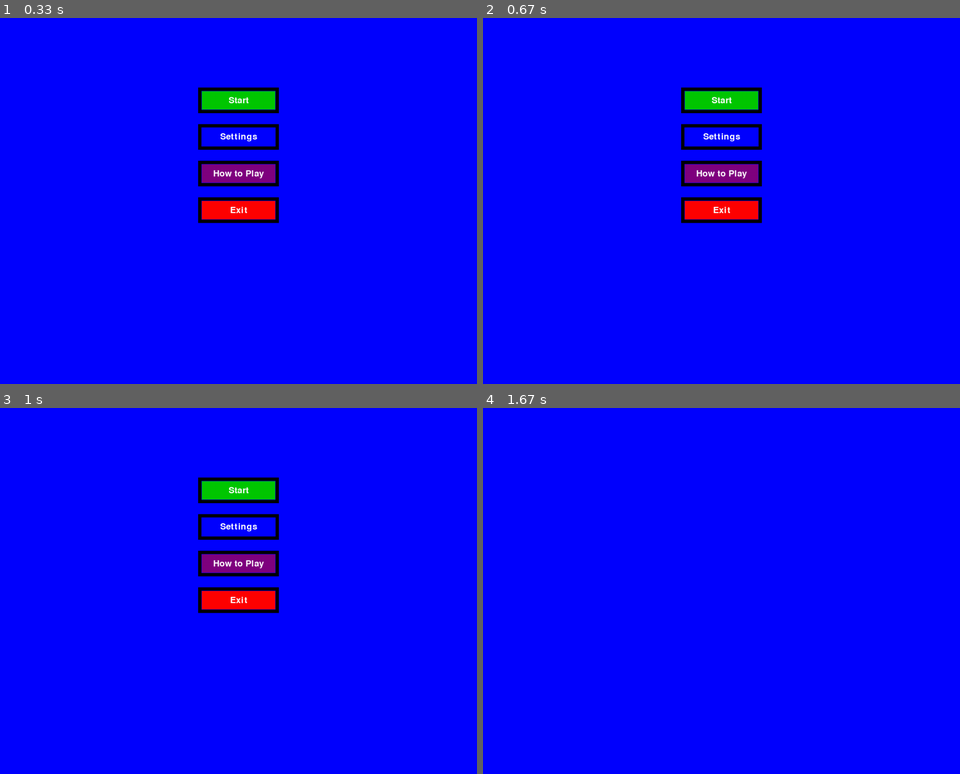
Above: before the commit, frames 1-4 (two rows, left to right).
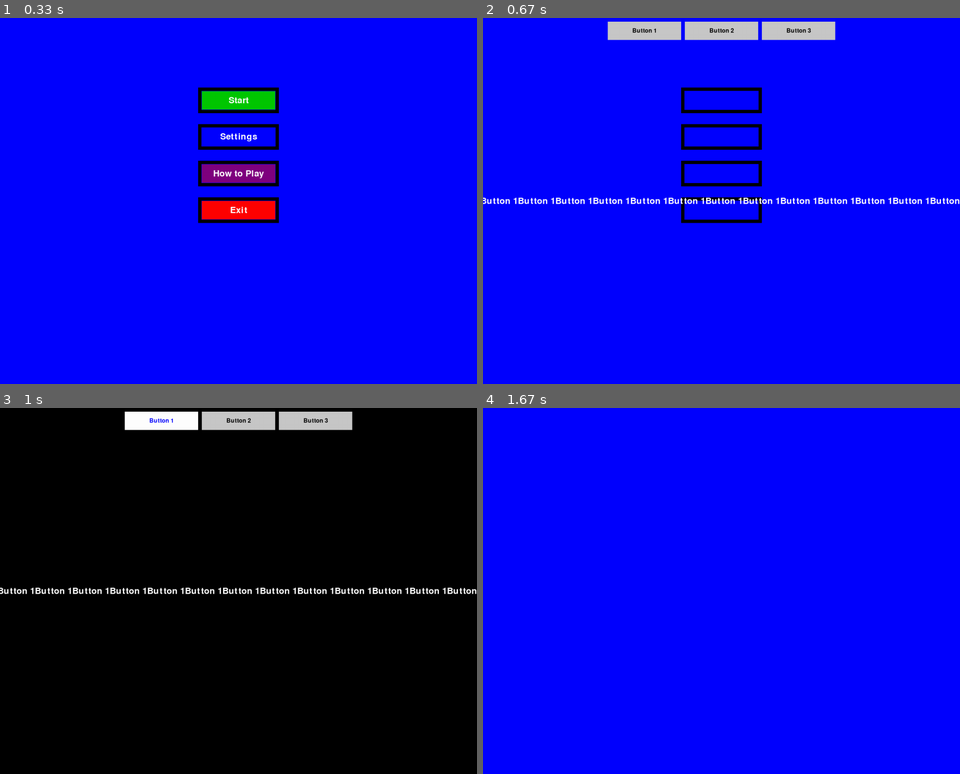
Above: after the commit, the same moments.

Repository: phrogpin/random-lil-projects
Game: pygame game, started from CODE/my own stuff/python stuff/garbage stuff in pygame/(prototype) 2d single player vers. of dice game/game.py
Same seed, same stepped clock (60 frames per second), same inputs: the game is played once before the commit and once after it.
Inputs (mouse positions are in pixels of both pictures, inside the frame that each line leads up to):
- Up to frame 1 (0.33 s): no input
- Up to frame 2 (0.67 s): click "How to Play" at 0.38 s
- Up to frame 3 (1 s): click (162, 418) at 0.72 s, where only the run after the commit has a clickable "Button 1"
- Up to frame 4 (1.67 s): hold Esc 1-1.47 s; click "Start" at 1.55 s

Frame 1 is identical in both runs. In frame 2, 5.7% of the frame differs, in the area x 0-100%, y 1-56%; in frame 3, 99%, in the area x 0-100%, y 0-100%; in frame 4, nothing differs.

Commit message:
made the how to play menu but i might redo it cuz it sucks

Diff:
--- a/CODE/my own stuff/python stuff/garbage stuff in pygame/(prototype) 2d single player vers. of dice game/game.py
+++ b/CODE/my own stuff/python stuff/garbage stuff in pygame/(prototype) 2d single player vers. of dice game/game.py
@@ -60,7 +60,7 @@
             pygame.draw.rect(main.screen, main.black, frame, 9)
 
         # draw the how to play screen here
-        how_to_play_screen(main.screen, main.screen_width, main.screen_height)
+        how_to_play_screen(main.screen, main.screen_width, main.screen_height, main.background_color)
         how_to_play_active = False # exits how to play screen and returns to main menu
 
     else:
--- a/CODE/my own stuff/python stuff/garbage stuff in pygame/(prototype) 2d single player vers. of dice game/how_to_play.py
+++ b/CODE/my own stuff/python stuff/garbage stuff in pygame/(prototype) 2d single player vers. of dice game/how_to_play.py
@@ -2,5 +2,88 @@
 import sys
 import main
 
-def how_to_play_screen(screen, screenwidth, screen_height):
-    pass
+def how_to_play_screen(screen, screenwidth, screen_height, background_color):
+
+    # define button texts
+    button1_text = "Button 1 Button 1 Button 1Button 1Button 1Button 1Button 1Button 1Button 1Button 1Button 1Button 1Button 1Button 1Button 1Button 1Button 1Button 1Button 1Button 1Button 1Button 1Button 1Button 1Button 1Button 1Button 1Button 1Button 1Button 1Button 1Button 1Button 1Button 1Button 1Button 1Button 1Button 1Button 1Button 1Button 1Button 1Button 1Button 1Button 1Button 1Button 1"
+    button2_text = "Button 2Button 1Button 1Button 1Button 1Button 1Button 1Button 1Button 1Button 1Button 1Button 1Button 1Button 1Button 1Button 1Button 1Button 1"
+    button3_text = "Button 3Button 1Button 1Button 1Button 1Button 1Button 1Button 1Button 1Button 1Button 1Button 1Button 1Button 1Button 1Button 1Button 1Button 1Button 1Button 1Button 1Button 1Button 1Button 1Button 1"
+
+    # define button positions
+    button_positions = []
+    for i in range (3):
+        x = (screenwidth - (main.button_width * 3 + main.button_padding * 2)) / 2 + (main.button_width + main.button_padding) * i
+        y = 10
+        button_positions.append((x, y))
+
+    # define button labels and text
+    button_labels = ["Button 1", "Button 2", "Button 3"]
+    button_texts = [button1_text, button2_text, button3_text]
+    current_text = button_texts[0]
+
+    # create buttons
+    buttons = []
+    # create button rects
+    for i in range (3):
+        button_rect = pygame.Rect(button_positions[i][0], button_positions[i][1], main.button_width, main.button_height)
+        button = pygame.draw.rect(main.screen, main.button_color, button_rect)
+        buttons.append(button)
+        label = main.button_font.render(button_labels[i], True, main.button_text_color)
+        label_rect = label.get_rect(center=button.center)
+        main.screen.blit(label, label_rect)
+
+    # create text
+    text = main.font.render(current_text, True, main.text_color)
+    text_rect = text.get_rect(center=(screenwidth/2, screen_height/2))
+    main.screen.blit(text, text_rect)
+
+    # main how to play loop
+    while True:
+        for event in pygame.event.get():
+            if event.type == pygame.QUIT:
+                pygame.quit()
+                sys.exit()
+
+            elif event.type == pygame.KEYDOWN:
+                # check if the user pressed the 'esc' key to go back to the main menu
+                if event.key == pygame.K_ESCAPE:
+                    # go back to the main menu
+                    return
+                # check if the user pressed the 'f' key to toggle fullscreen
+                elif event.key == pygame.K_f:
+                    main.fullscreen = not main.fullscreen
+                    # toggle fullscreen mode
+                    if main.fullscreen:
+                        main.screen = pygame.display.set_mode((main.screen_width, main.screen_height), pygame.FULLSCREEN)
+                    # toggle windowed mode
+                    else:
+                        main.screen = pygame.display.set_mode((main.screen_width, main.screen_height))
+
+            # check for mouse button presses
+            elif event.type == pygame.MOUSEBUTTONDOWN:
+                for i in range (3):
+                    if buttons[i].collidepoint(event.pos):
+                        # clear the screen
+                        main.screen.fill((0, 0, 0))
+                        # change text
+                        current_text = button_texts[i]
+                        # create text
+                        text = main.font.render(current_text, True, main.text_color)
+                        text_rect = text.get_rect(center=(screenwidth/2, screen_height/2))
+                        main.screen.blit(text, text_rect)
+
+        # highlight button if mouse is over it
+        for i in range (3):
+            if buttons[i].collidepoint(pygame.mouse.get_pos()):
+                pygame.draw.rect(main.screen, main.button_highlight_color, buttons[i])
+                label = main.button_font.render(button_labels[i], True, main.button_highlight_text_color)
+                label_rect = label.get_rect(center=buttons[i].center)
+                main.screen.blit(label, label_rect)
+            else:
+                pygame.draw.rect(main.screen, main.button_color, buttons[i])
+                label = main.button_font.render(button_labels[i], True, main.button_text_color)
+                label_rect = label.get_rect(center=buttons[i].center)
+                main.screen.blit(label, label_rect)
+
+        # update the display
+        pygame.display.update()
--- a/CODE/my own stuff/python stuff/garbage stuff in pygame/(prototype) 2d single player vers. of dice game/main.py
+++ b/CODE/my own stuff/python stuff/garbage stuff in pygame/(prototype) 2d single player vers. of dice game/main.py
@@ -33,9 +33,16 @@
 # button dimensions
 button_width = 200
 button_height = 50
+button_padding = 10
+button_font = pygame.font.SysFont(None, 24)
+button_color = (200, 200, 200)
+button_highlight_color = white
+button_text_color = black
+button_highlight_text_color = blue
 
 # fonts
 font = pygame.font.Font(None, 36)
+text_color = white
 
 # create button rects
 start_button = pygame.Rect(screen_width // 2 - button_width // 2, 200, button_width, button_height)
